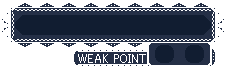
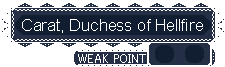
Layered file, before and after one edit (225x67). Changes by layer:
added layer "Carat, Duchess ..." above "Carat, Duchess of Hellfire" over [22, 19, 203, 33]
